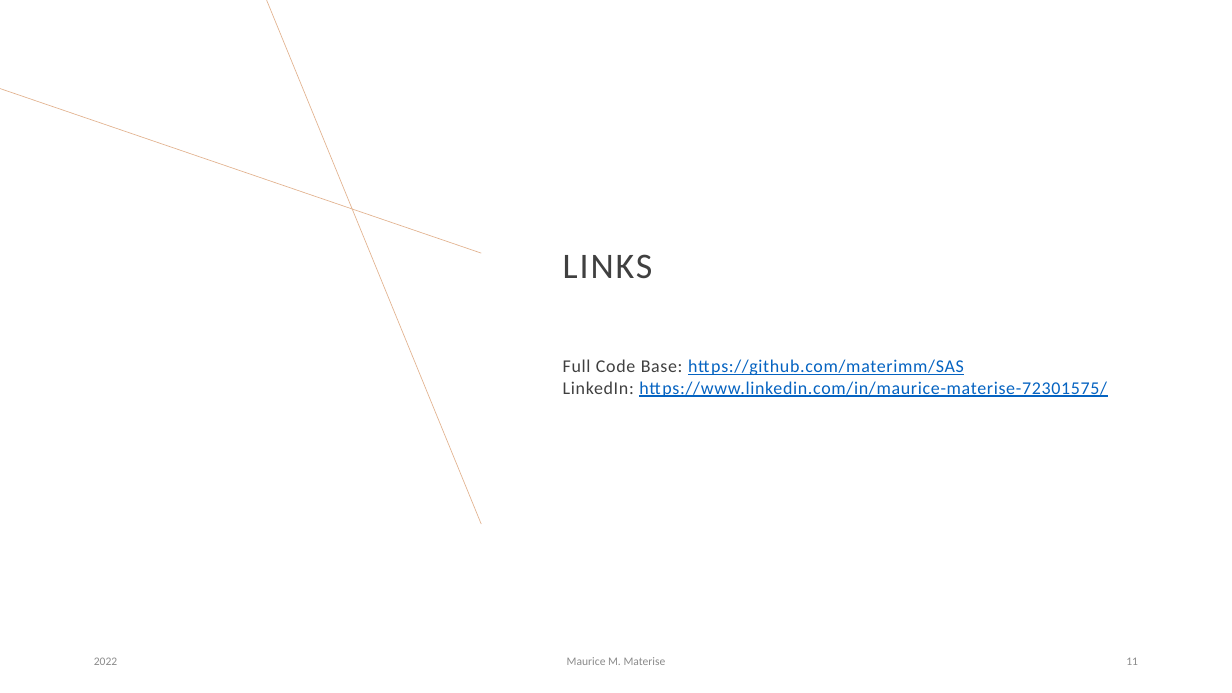
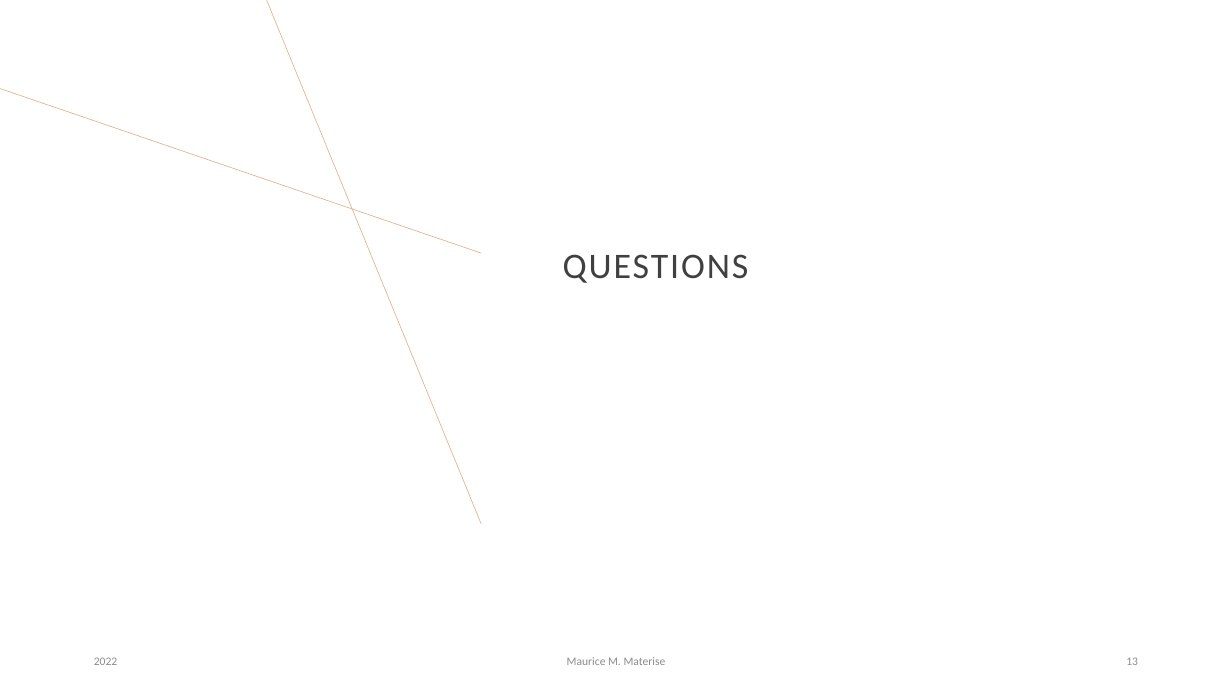
Before and after one commit to materimm/SAS, a slide deck: slide 13 of SAS Interview Presentation.pptx (slide 11 before the commit). Drawn at 1232x693 pixels with LibreOffice and Linux fonts; fonts in the diff are those of the drawing. Boxes give left, top, right and bottom in pixels: in the first picture for what was removed or moved away, otherwise in the second. Text is boxed around its words. In the diff, an @@ line names an element or a change of style, - is before the commit and + after.

```diff
--- a/SAS Interview Presentation.pptx
+++ b/SAS Interview Presentation.pptx
@@ title at (563, 254, 749, 283): text changed @@
-LINKS
+QUESTIONS
@@ text removed at (563, 359, 1107, 397) @@
-Full Code Base: https://github.com/materimm/SAS
-LinkedIn: https://www.linkedin.com/in/maurice-materise-72301575/
@@ page number at (1126, 657, 1138, 665): text changed @@
-11
+13
```
Also in this commit, not shown: 7 other slides changed, 2 slides added, 2 other files.
